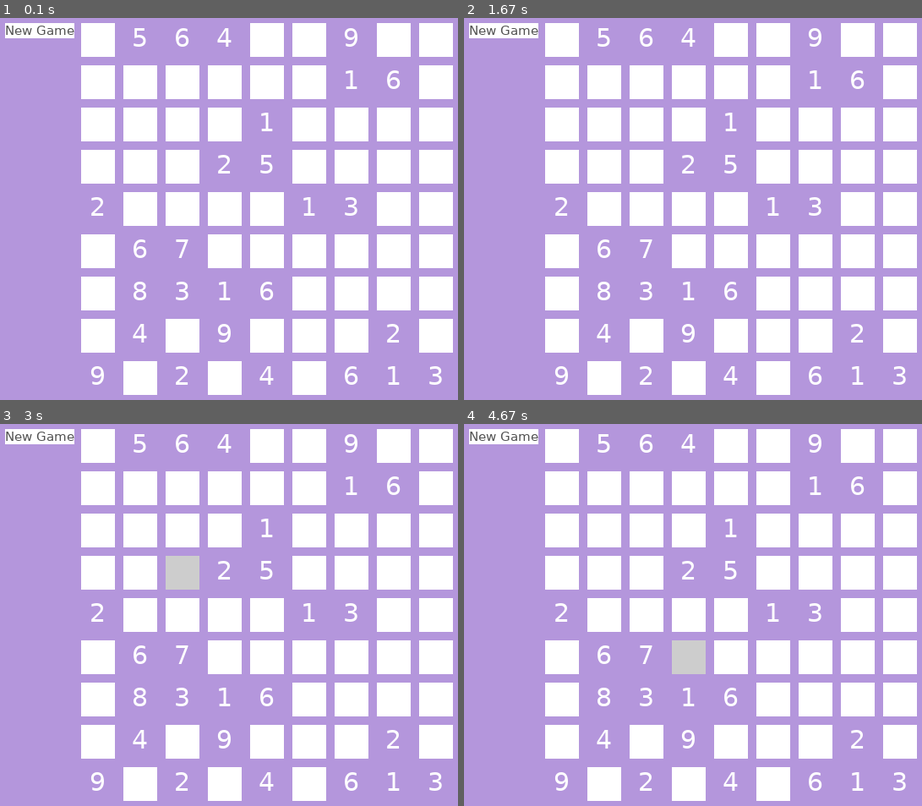
Above: before the commit, frames 1-4 (two rows, left to right).
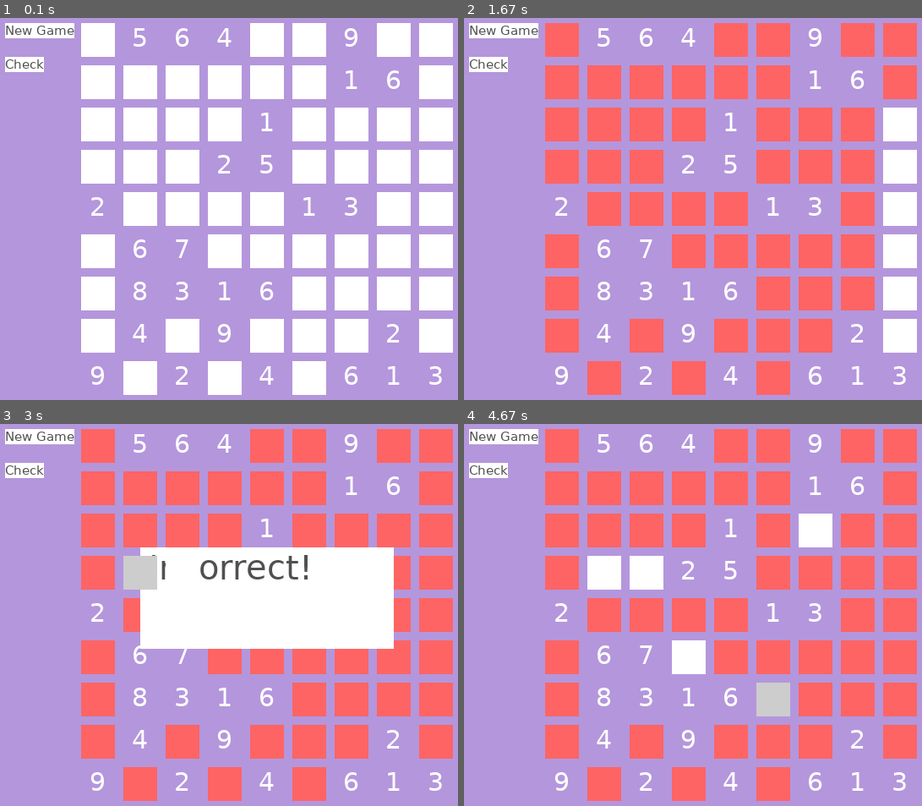
Above: after the commit, the same moments.

Repository: kinern/sudoku-pygame
Game: pygame game, started from main.py
Same seed, same stepped clock (60 frames per second), same inputs: the game is played once before the commit and once after it.
Inputs (mouse positions are in pixels of both pictures, inside the frame that each line leads up to):
- Up to frame 1 (0.1 s): no input
- Up to frame 2 (1.67 s): press the mouse at (610, 128) at 0.37 s; move the mouse to (583, 220) at 0.47 s; release the mouse at (560, 312) at 0.6 s; tap Enter at 0.67 s; click (486, 63) at 1.37 s
- Up to frame 3 (3 s): press the mouse at (187, 576) at 2.27 s; move the mouse to (141, 572) at 2.37 s; release the mouse at (96, 569) at 2.5 s; press the mouse at (146, 576) at 2.6 s; move the mouse to (187, 580) at 2.7 s; release the mouse at (233, 588) at 2.83 s
- Up to frame 4 (4.67 s): press the mouse at (821, 534) at 3.1 s; move the mouse to (693, 653) at 3.2 s; move the mouse to (564, 775) at 3.3 s; release the mouse at (564, 775) at 3.33 s; press the mouse at (693, 660) at 3.73 s; move the mouse to (702, 714) at 3.83 s; release the mouse at (711, 763) at 3.97 s; press the mouse at (775, 702) at 4.53 s; move the mouse to (793, 645) at 4.63 s

The runs differ from the first frame. In frame 1, 0.3% of the frame differs, in the area x 1-10%, y 10-15%; in frame 2, 32%; in frame 3, 39%, in the area x 1-99%, y 1-99%; in frame 4, 34%.

Commit message:
Adding modal box for win and lose messages when checking sudoku matrix.

Diff:
--- a/main.py
+++ b/main.py
@@ -2,6 +2,7 @@
 from pygame.locals import *
 import random
 import math
+import copy
 
 screen_width = 640
 screen_height = 480
@@ -13,11 +14,13 @@
         #square root to used for diagonal sub-matrixes
         self.sqrt = int(math.sqrt(size))
         self.matrix = [[0 for x in range(size)] for x in range(size)]
+        self.solutionMatrix = [[0 for x in range(size)] for x in range(size)]
 
     def generateMatrix(self):
         self.matrix = [[0 for x in range(self.size)] for x in range(self.size)]
         self.fillDiagonalSubmatrixes()
         self.fillMissingSubMatrixes()
+        self.solutionMatrix = copy.deepcopy(self.matrix)
         self.addMissingSquares()
         #print(self.matrix)
 
@@ -112,16 +115,20 @@
     #All input boxes
     inputBoxCollection = []
 
+    #All message boxes (win, lose, no hints available)
+    alertBoxCollection = []
+
     class InputBox():
         def __init__(self, pos, font, matrixIndex, bgColor=(255,255,255), fontColor=(0,0,0)):
             self.x, self.y = pos
             self.value = ""
             self.selected = False
-            self.font = self.font = pygame.font.SysFont("Verdana", font)
+            self.font = pygame.font.SysFont("Verdana", font)
             self.fontColor = fontColor
             self.bgColor = bgColor
             self.inactiveBgColor = bgColor
             self.selectedBgColor = (bgColor[0]-50, bgColor[1]-50, bgColor[2]-50)
+            self.wrongColor = (255, 100, 100)
             self.text = self.font.render(self.value, 1, pygame.Color(self.fontColor))
             self.size = (40, 40)
             self.surface = pygame.Surface(self.size)
@@ -147,7 +154,7 @@
                 if pygame.mouse.get_pressed()[0]:
                     if self.rect.collidepoint(x, y):
                         self.selected = True
-                        if (self.bgColor == self.inactiveBgColor):
+                        if (self.bgColor == self.inactiveBgColor or self.bgColor == self.wrongColor):
                             self.bgColor = self.selectedBgColor
                             self.update()
                     else:
@@ -161,12 +168,44 @@
                     if event.key == pygame.K_BACKSPACE:
                         self.value = self.value[:-1]
                     else:
-                        #print("entered:"+str(event.unicode)+" into cell "+str(self.matrixIndex))
                         if ((len(self.value) < 1) and str(event.unicode).isnumeric() and str(event.unicode) != "0" ):
                             self.value += event.unicode
-                            #print("value:"+str(self.value))
                     self.update()
 
+        def highlightRed(self):
+            self.bgColor = self.wrongColor
+            self.update()
+
+
+    #Win / Lose Messages
+    class AlertBox():
+        def __init__(self, pos, text, size, fontSize, bgColor=(255,255,255), fontColor=(80,80,80)):
+            self.x, self.y = pos
+            self.active = False
+            self.bgColor = bgColor
+            self.fontColor = fontColor
+            self.font = pygame.font.SysFont("Verdana", fontSize)
+            self.text = self.font.render(text, 1, pygame.Color(self.fontColor))
+            self.size = size
+            self.surface = pygame.Surface(self.size)
+            self.surface.fill(self.bgColor)
+            self.surface.blit(self.text, (10, 0))
+            self.rect = pygame.Rect(self.x, self.y, self.size[0]+5, self.size[1]+5)
+
+        def show(self):
+            self.active = True
+            screen.blit(self.surface, (self.x, self.y))
+
+        def hide(self):
+            self.active = False
+
+        def click(self, event):
+            x, y = pygame.mouse.get_pos()
+            if (not self.rect.collidepoint(x, y)):
+                self.hide()
+
+
+    #New Matrix
     def renderNewMatrix():
         for row in range(9):
             for col in range(9):
@@ -184,6 +223,16 @@
                     matrixNum = my_font.render(str(matrix.matrix[row][col]), True, (255,255,255))
                     screen.blit(matrixNum, (row*50+110,col*50+10))
 
+    #Existing matrix
+    def renderMatrix():
+        for row in range(9):
+            for col in range(9):
+                if (str(matrix.matrix[row][col]) != ""):
+                    matrixNum = my_font.render(str(matrix.matrix[row][col]), True, (255,255,255))
+                    screen.blit(matrixNum, (row*50+110,col*50+10))
+        for m in inputBoxCollection:
+            m.show()
+
     class Button():
         def __init__(self, text,  pos, font, onClick, fontColor="White", bg="black"):
             self.x, self.y = pos
@@ -201,21 +250,70 @@
 
         def click(self, event):
             x, y = pygame.mouse.get_pos()
-            if event.type == pygame.MOUSEBUTTONDOWN:
-                if pygame.mouse.get_pressed()[0]:
-                    if self.rect.collidepoint(x, y):
-                        self.onClick()
-
+            if self.rect.collidepoint(x, y):
+                self.onClick()
+
+    def checkAnswers():
+        wrong = False
+        for n in inputBoxCollection:
+            matrixIndex = n.matrixIndex
+            if (str(n.value) != str(matrix.solutionMatrix[matrixIndex[0]][matrixIndex[1]])):
+                n.highlightRed()
+                wrong = True
+        if (wrong):
+            hideAlerts()
+            loseAlert.show()
+        else:
+            hideAlerts()
+            winAlert.show()
+        renderScreen()
+
+
+    loseAlert = AlertBox(
+        pos=(170,150),
+        text="Incorrect!",
+        size=(300,120),
+        fontSize=40,
+        bgColor=(255,255,255),
+        fontColor=(80,80,80)
+    )
+
+    winAlert = AlertBox(
+        pos=(170,150),
+        text="You Win!",
+        size=(300,120),
+        fontSize=40,
+        bgColor=(255,255,255),
+        fontColor=(80,80,80)
+    )
+    alertBoxCollection.append(loseAlert)
+    alertBoxCollection.append(winAlert)
+
+    def hideAlerts():
+        for n in alertBoxCollection:
+            n.hide()
 
     def newGame():
         inputBoxCollection.clear()
         screen.fill(bgColor)
         matrix.generateMatrix()
         renderNewMatrix()
-        button1.show()
+        newGameButton.show()
+        checkButton.show()
         pygame.display.flip()
 
-    button1 = Button(
+    #Render everything to screen
+    def renderScreen():
+        screen.fill(bgColor)
+        renderMatrix()
+        newGameButton.show()
+        checkButton.show()
+        for m in alertBoxCollection:
+            if m.active:
+                m.show()
+        pygame.display.flip()
+
+    newGameButton = Button(
     "New Game",
     (10, 10),
     font=15,
@@ -223,16 +321,38 @@
     bg=(255,255,255),
     onClick=newGame)
 
+    checkButton = Button(
+    "Check",
+    (10, 50),
+    font=15,
+    fontColor=(80,80,80),
+    bg=(255,255,255),
+    onClick=checkAnswers)
+
     #Initial Render
     newGame()
 
+    clock = pygame.time.Clock()
+
     while running:
+        clock.tick(60)
         for event in pygame.event.get():
             if event.type == pygame.QUIT:
                 running = False
-            button1.click(event)
-            for n in inputBoxCollection:
-                n.handleEvent(event)
+
+            #Click Only Events
+            if event.type == pygame.MOUSEBUTTONDOWN:
+                if pygame.mouse.get_pressed()[0]:
+                    for m in alertBoxCollection:
+                        m.click(event)
+                    newGameButton.click(event)
+                    checkButton.click(event)
+                    renderScreen()
+
+            #Click And Text Entry Events
+            if (event.type == pygame.MOUSEBUTTONDOWN or event.type == pygame.KEYDOWN):
+                for n in inputBoxCollection:
+                    n.handleEvent(event)
 
 if __name__=="__main__":
     main()
